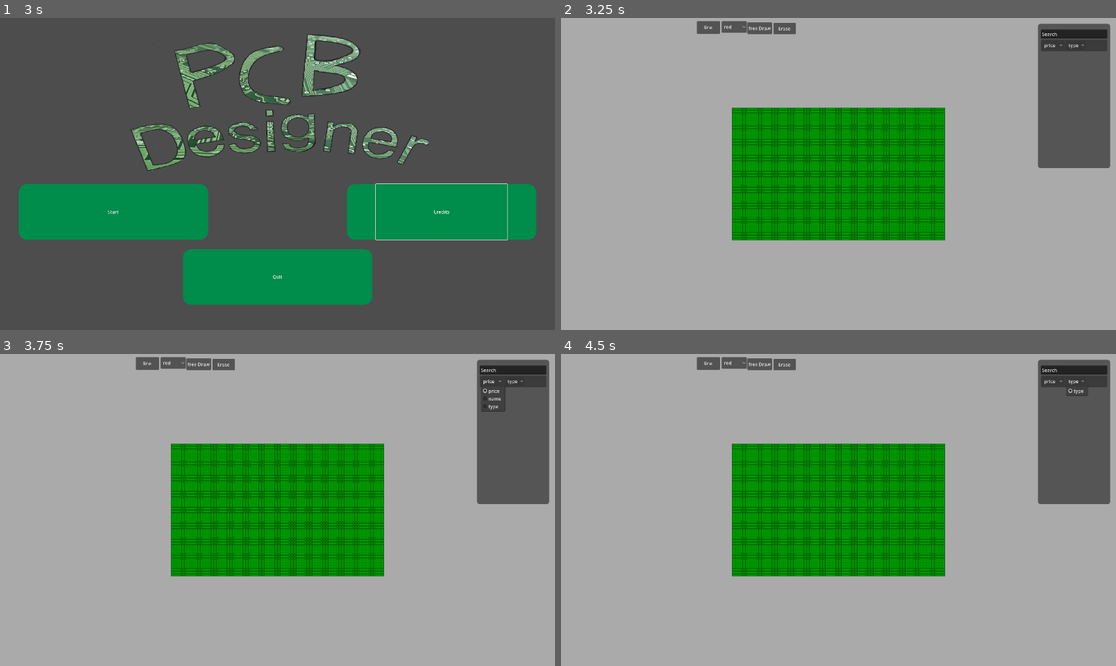
Above: before the commit, frames 1-4 (two rows, left to right).
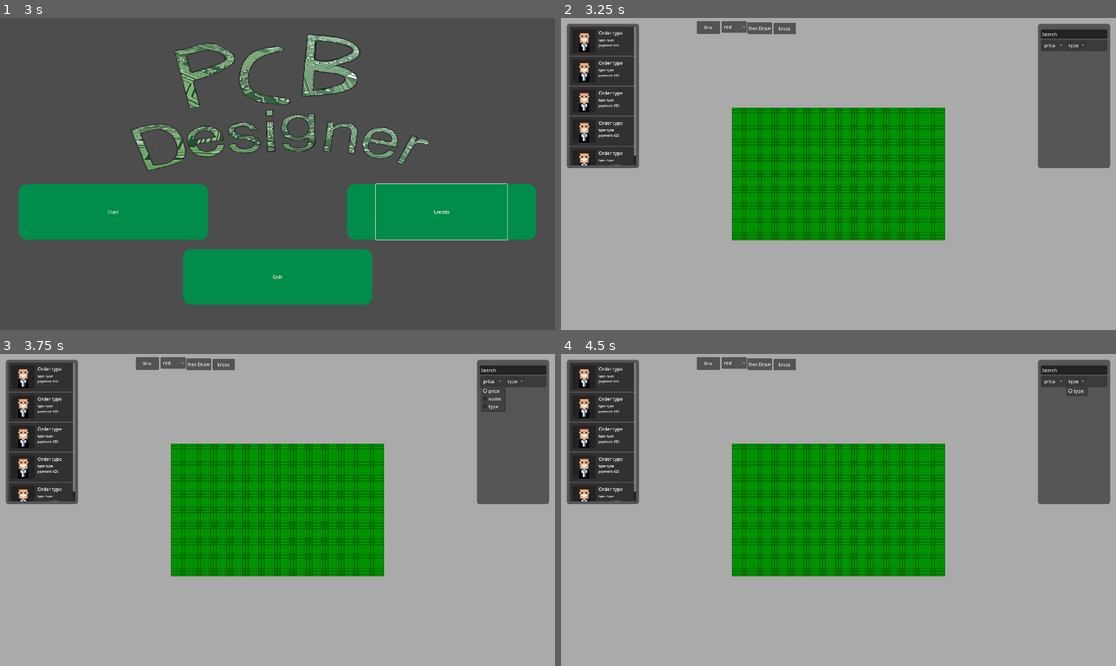
Above: after the commit, the same moments.

Repository: kankern69-max/game-godot
Game: Godot game, scene res://ui/main_menu.tscn
Same seed, same stepped clock (60 frames per second), same inputs: the game is played once before the commit and once after it.
Inputs (mouse positions are in pixels of both pictures, inside the frame that each line leads up to):
- Up to frame 1 (3 s): click "Start" at 0.5 s; click "Start" at 1.25 s; click "Credits" at 2 s; move the mouse to (399, 158) at 2.77 s; hold Right from 2.78 s (still down); tap Alt at 2.85 s; click (399, 158) at 2.92 s
- Up to frame 2 (3.25 s): keep holding Right
- Up to frame 3 (3.75 s): release Right at 3.5 s; click "price" at 3.5 s
- Up to frame 4 (4.5 s): click "type" at 4.25 s

Frame 1 is identical in both runs. In frame 2, 6.0% of the frame differs, in the area x 1-15%, y 1-49%; in frame 3, 6.0%; in frame 4, 6.0%.
Error in both runs: Cannot call method 'change_scene_to_file' on a null value. (res://ui/scripts/main_menu.gd:6)

Commit message:
Add order UI tiles and buyers texture
Add buyers.png (and its .import) and a new order_tile.tscn scene (ComponentTile) that uses an AtlasTexture from buyers.png. Update ui.tscn to register the new PackedScene and add an OrderUI panel containing a ScrollContainer -> VBoxContainer with multiple ComponentTile instances to show orders. Tweak main_menu.tscn by removing some offset_* lines. Enables displaying a scrollable list of order tiles in the UI.

Diff:
--- a/pcd-desinger-v-1/ui/main_menu.tscn
+++ b/pcd-desinger-v-1/ui/main_menu.tscn
@@ -77,10 +77,6 @@
 anchors_preset = 15
 anchor_right = 1.0
 anchor_bottom = 1.0
-offset_left = 31.0
-offset_top = -16.0
-offset_right = 31.0
-offset_bottom = -16.0
 grow_horizontal = 2
 grow_vertical = 2
 mouse_filter = 2
--- /dev/null
+++ b/pcd-desinger-v-1/ui/order_tile.tscn
@@ -0,0 +1,47 @@
+[gd_scene format=3 uid="uid://cw4ihrxhwgc4o"]
+
+[ext_resource type="Script" uid="uid://seisqnka4jbw" path="res://ui/component_tile.gd" id="1_17jyr"]
+[ext_resource type="Texture2D" uid="uid://nmv1ysnygop0" path="res://ui/buyers.png" id="2_17jyr"]
+
+[sub_resource type="AtlasTexture" id="AtlasTexture_7y3u3"]
+atlas = ExtResource("2_17jyr")
+region = Rect2(0, 0, 8, 16)
+
+[node name="ComponentTile" type="Panel" unique_id=657139731]
+custom_minimum_size = Vector2(230, 100)
+script = ExtResource("1_17jyr")
+
+[node name="buyerImg" type="Panel" parent="." unique_id=1928574583]
+layout_mode = 0
+offset_left = 10.0
+offset_top = 10.0
+offset_right = 90.0
+offset_bottom = 90.0
+
+[node name="TextureRect" type="TextureRect" parent="buyerImg" unique_id=1096578346]
+layout_mode = 0
+offset_left = 2.5
+offset_top = 2.5
+offset_right = 77.5
+offset_bottom = 77.5
+texture = SubResource("AtlasTexture_7y3u3")
+stretch_mode = 5
+
+[node name="Name" type="Label" parent="." unique_id=1451725441]
+layout_mode = 0
+offset_left = 100.0
+offset_top = 10.0
+offset_right = 140.0
+offset_bottom = 33.0
+text = "Order type"
+
+[node name="Label" type="Label" parent="." unique_id=165811197]
+custom_minimum_size = Vector2(0, 52)
+layout_mode = 0
+offset_left = 100.0
+offset_top = 38.0
+offset_right = 187.0
+offset_bottom = 90.0
+theme_override_font_sizes/font_size = 11
+text = "type: type
+payment: €30"
--- a/pcd-desinger-v-1/ui/ui.tscn
+++ b/pcd-desinger-v-1/ui/ui.tscn
@@ -3,6 +3,7 @@
 [ext_resource type="Script" uid="uid://bkxw3ht52pulb" path="res://ui/component_ui.gd" id="1_ks8t7"]
 [ext_resource type="PackedScene" uid="uid://k3dpp7niy886" path="res://ui/component_tile.tscn" id="1_nb4k0"]
 [ext_resource type="Script" uid="uid://yubuix3qvtwj" path="res://ui/drawing_ui.gd" id="2_ks8t7"]
+[ext_resource type="PackedScene" uid="uid://cw4ihrxhwgc4o" path="res://ui/order_tile.tscn" id="4_vkava"]
 
 [sub_resource type="StyleBoxFlat" id="StyleBoxFlat_ofb81"]
 bg_color = Color(0, 0, 0, 0.5)
@@ -221,3 +222,36 @@
 offset_top = 11.0
 offset_right = 163.0
 offset_bottom = 51.0
+
+[node name="OrderUI" type="Panel" parent="Control" unique_id=74893875]
+layout_mode = 1
+offset_left = 20.0
+offset_top = 20.0
+offset_right = 270.0
+offset_bottom = 520.0
+theme_override_styles/panel = SubResource("StyleBoxFlat_ofb81")
+
+[node name="ScrollContainer" type="ScrollContainer" parent="Control/OrderUI" unique_id=345653316]
+layout_mode = 0
+offset_left = 10.0
+offset_top = 10.0
+offset_right = 240.0
+offset_bottom = 490.0
+
+[node name="VBoxContainer" type="VBoxContainer" parent="Control/OrderUI/ScrollContainer" unique_id=2058134701]
+layout_mode = 2
+
+[node name="ComponentTile" parent="Control/OrderUI/ScrollContainer/VBoxContainer" unique_id=1059776968 instance=ExtResource("4_vkava")]
+layout_mode = 2
+
+[node name="ComponentTile2" parent="Control/OrderUI/ScrollContainer/VBoxContainer" unique_id=1346571312 instance=ExtResource("4_vkava")]
+layout_mode = 2
+
+[node name="ComponentTile3" parent="Control/OrderUI/ScrollContainer/VBoxContainer" unique_id=1219413176 instance=ExtResource("4_vkava")]
+layout_mode = 2
+
+[node name="ComponentTile4" parent="Control/OrderUI/ScrollContainer/VBoxContainer" unique_id=323429393 instance=ExtResource("4_vkava")]
+layout_mode = 2
+
+[node name="ComponentTile5" parent="Control/OrderUI/ScrollContainer/VBoxContainer" unique_id=204008041 instance=ExtResource("4_vkava")]
+layout_mode = 2
Binary file added: pcd-desinger-v-1/ui/buyers.png
Not shown, added: pcd-desinger-v-1/ui/buyers.png.import
